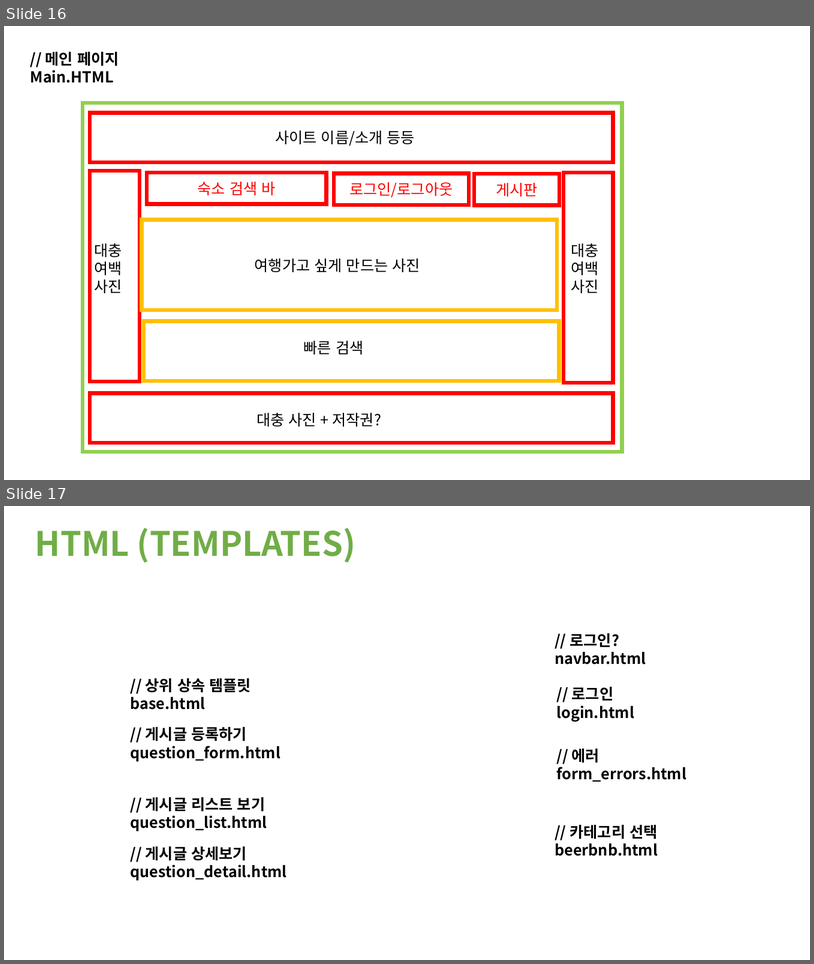
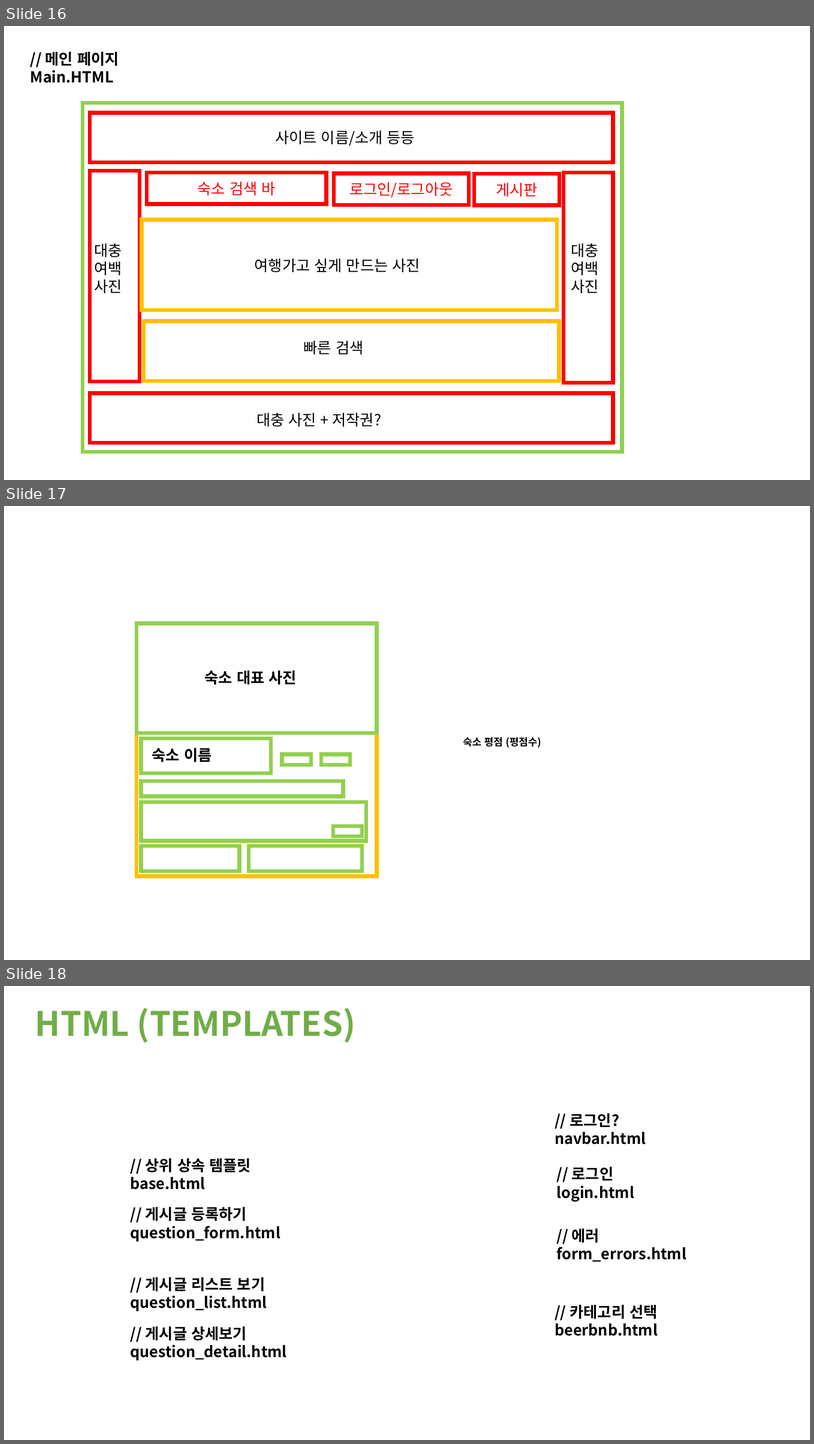
Before and after one commit to bomiiisong/Airbnb, a slide deck: 웹사이트.pptx. Shown one above the other, each under a label of ours: slides 16 and 17 before the commit, slides 16, 17 and 18 after it. The pictures are 814x964 and 814x1444 pixels, drawn with LibreOffice and Linux fonts; fonts in the diff are those of the drawing. Boxes give left, top, right and bottom in pixels: in the first picture for what was removed or moved away, otherwise in the second. Text is boxed around its words. In the diff, an @@ line names an element or a change of style, - is before the commit and + after.

```diff
--- a/웹사이트.pptx
+++ b/웹사이트.pptx
@@ slide 17 added at <box>4,506,810,960</box>, background #FFFFFF @@
@@ rectangle added at <box>137,624,377,876</box>, outline #FFC000 4.5 pt @@
@@ rectangle added at <box>137,624,377,733</box>, outline #92D050 4.5 pt @@
@@ text added at <box>205,670,297,685</box>, 18 pt, text #000000, bold @@
+숙소 대표 사진
@@ rectangle added at <box>141,738,272,774</box>, outline #92D050 4.5 pt @@
@@ text added at <box>463,737,542,748</box>, 12 pt, text #000000, bold @@
+숙소 평점 (평점수)
@@ text added at <box>152,748,212,762</box>, 18 pt, text #000000, bold @@
+숙소 이름
@@ rectangle added at <box>282,754,311,765</box>, outline #92D050 4.5 pt @@
@@ rectangle added at <box>321,754,351,765</box>, outline #92D050 4.5 pt @@
@@ rectangle added at <box>141,781,344,796</box>, outline #92D050 4.5 pt @@
@@ rectangle added at <box>141,802,366,841</box>, outline #92D050 4.5 pt @@
@@ rectangle added at <box>333,826,362,837</box>, outline #92D050 4.5 pt @@
@@ rectangle added at <box>141,846,239,871</box>, outline #92D050 4.5 pt @@
@@ rectangle added at <box>248,846,362,871</box>, outline #92D050 4.5 pt @@
@@ what was slide 17 is now slide 18 @@
```
Also in this commit, not shown: 35 other files.
